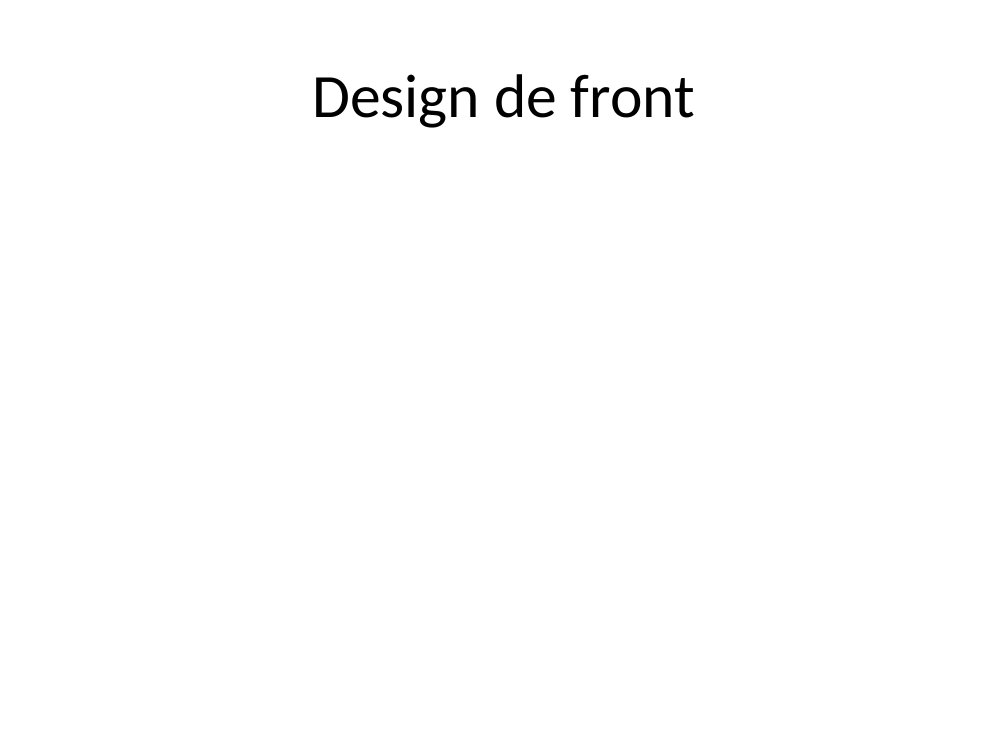
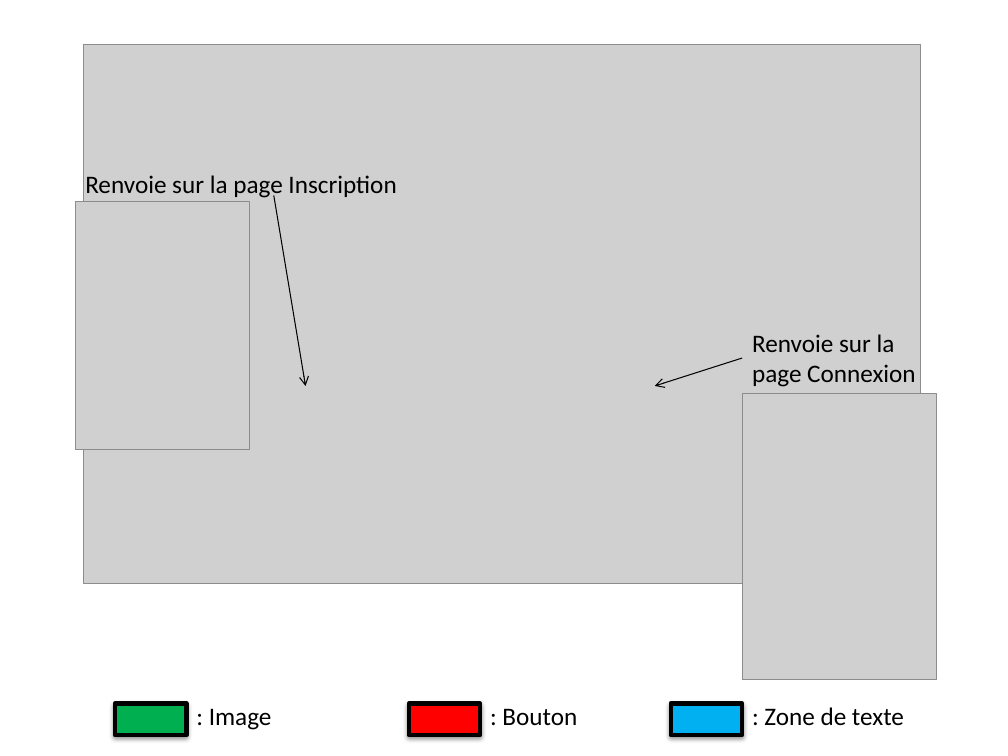
Before and after one commit to albedmds/web, a slide deck: slide 4 of Projet/Rendu final diapo.pptx. Drawn at 1008x756 pixels with LibreOffice and Linux fonts; fonts in the diff are those of the drawing; grey boxes stand for pictures. Boxes give left, top, right and bottom in pixels: in the first picture for what was removed or moved away, otherwise in the second. Text is boxed around its words. In the diff, an @@ line names an element or a change of style, - is before the commit and + after.

```diff
--- a/Projet/Rendu final diapo.pptx
+++ b/Projet/Rendu final diapo.pptx
@@ picture added at bbox=[84, 44, 920, 583] @@
@@ title removed at bbox=[312, 74, 695, 128] @@
-Design de front
@@ text added at bbox=[85, 175, 396, 200], 18 pt, text #000000 @@
+Renvoie sur la page Inscription
@@ picture added at bbox=[76, 202, 250, 450] @@
@@ arrow added from (274, 196) to (305, 386), #000000 0.75 pt @@
@@ arrow added from (742, 358) to (655, 386), #000000 0.75 pt @@
@@ text added at bbox=[752, 334, 915, 387], 18 pt, text #000000 @@
+Renvoie sur la
+page Connexion
@@ picture added at bbox=[742, 394, 936, 679] @@
@@ rectangle added at bbox=[115, 704, 186, 735], fill #00B050, outline #000000 3 pt @@
@@ text added at bbox=[209, 708, 272, 730], 18 pt, text #000000 @@
+: Image
@@ rectangle added at bbox=[409, 704, 481, 735], fill #FF0000, outline #000000 3 pt @@
@@ text added at bbox=[502, 708, 577, 725], 18 pt, text #000000 @@
+: Bouton
@@ rectangle added at bbox=[670, 704, 742, 735], fill #00B0F0, outline #000000 3 pt @@
@@ text added at bbox=[764, 707, 904, 725], 18 pt, text #000000 @@
+: Zone de texte
```
Also in this commit, not shown: 9 other slides changed, 5 slides added, 1 slide removed.
